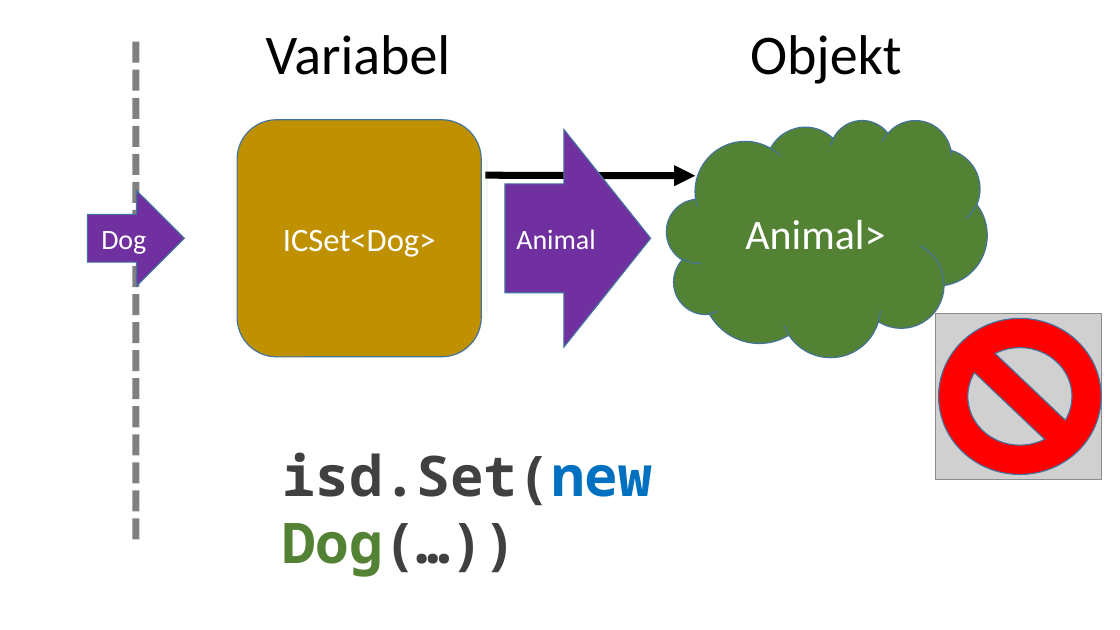
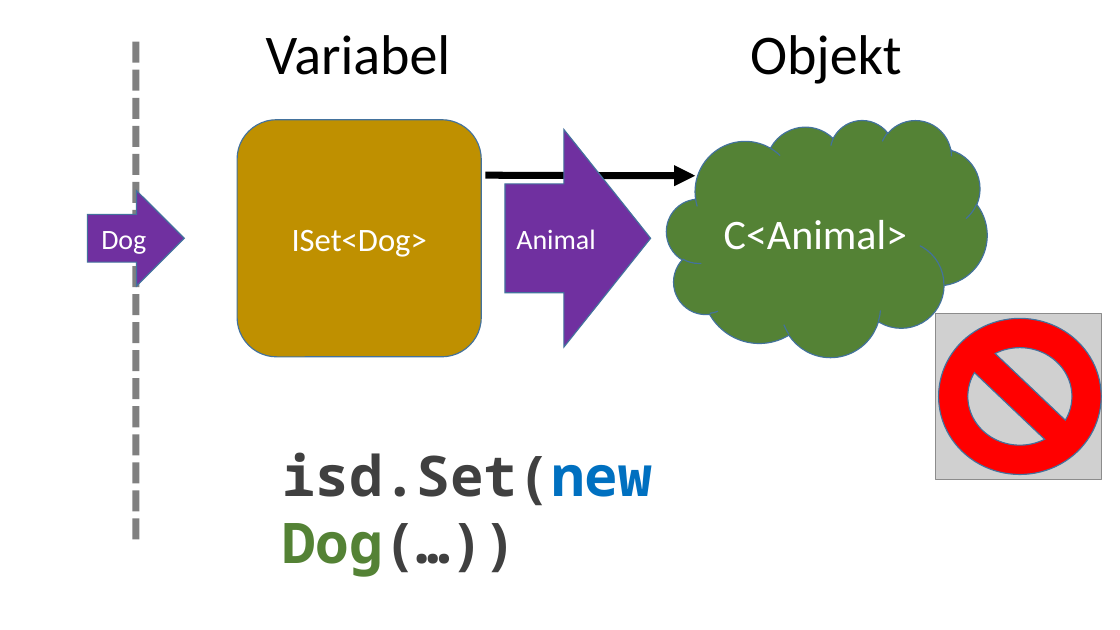
Before and after one commit to perl-easj/Teaching-materials, a slide deck: slide 25 of CSharpProgramming/Presentations/FurtherParam/Generics.pptx. Drawn at 1120x630 pixels with LibreOffice and Linux fonts; fonts in the diff are those of the drawing; grey boxes stand for pictures. Boxes give left, top, right and bottom in pixels: in the first picture for what was removed or moved away, otherwise in the second. Text is boxed around its words. In the diff, an @@ line names an element or a change of style, - is before the commit and + after.

Commit message:
Fixed some typos in Generics presentation
Fixed some typos in Generics presentation

```diff
--- a/CSharpProgramming/Presentations/FurtherParam/Generics.pptx
+++ b/CSharpProgramming/Presentations/FurtherParam/Generics.pptx
@@ text in rounded rectangle at [292, 229, 427, 257]: text changed @@
-ICSet<Dog>
+ISet<Dog>
@@ text in cloud at [724, 220, 907, 250]: text changed @@
-Animal>
+C<Animal>
```
Also in this commit, not shown: 3 other slides changed.
